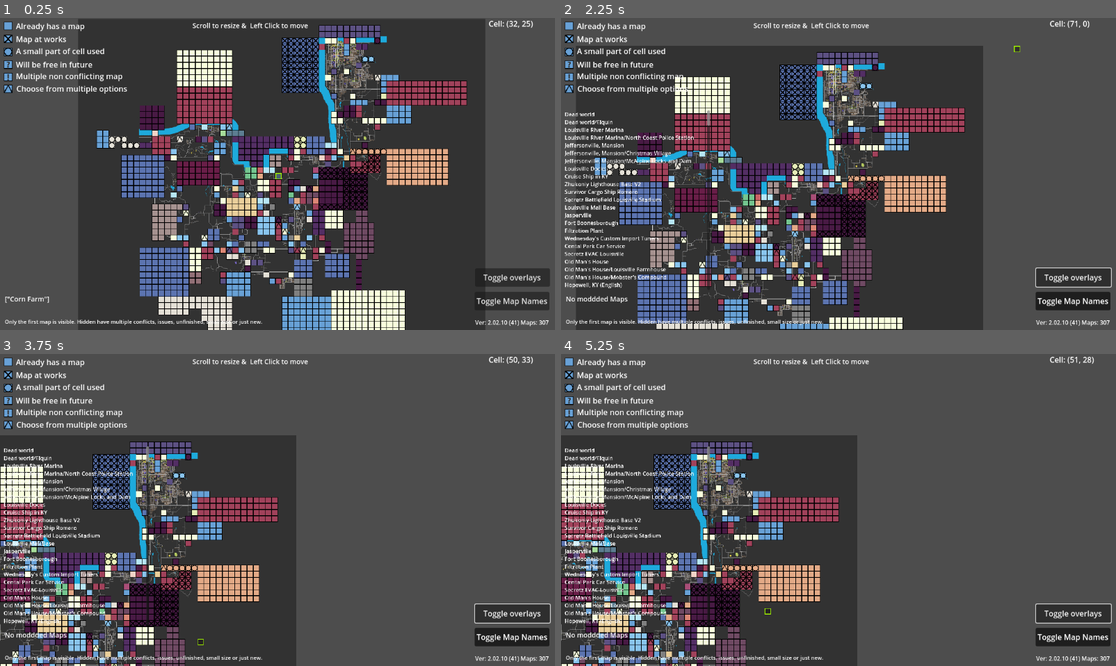
Above: before the commit, frames 1-4 (two rows, left to right).
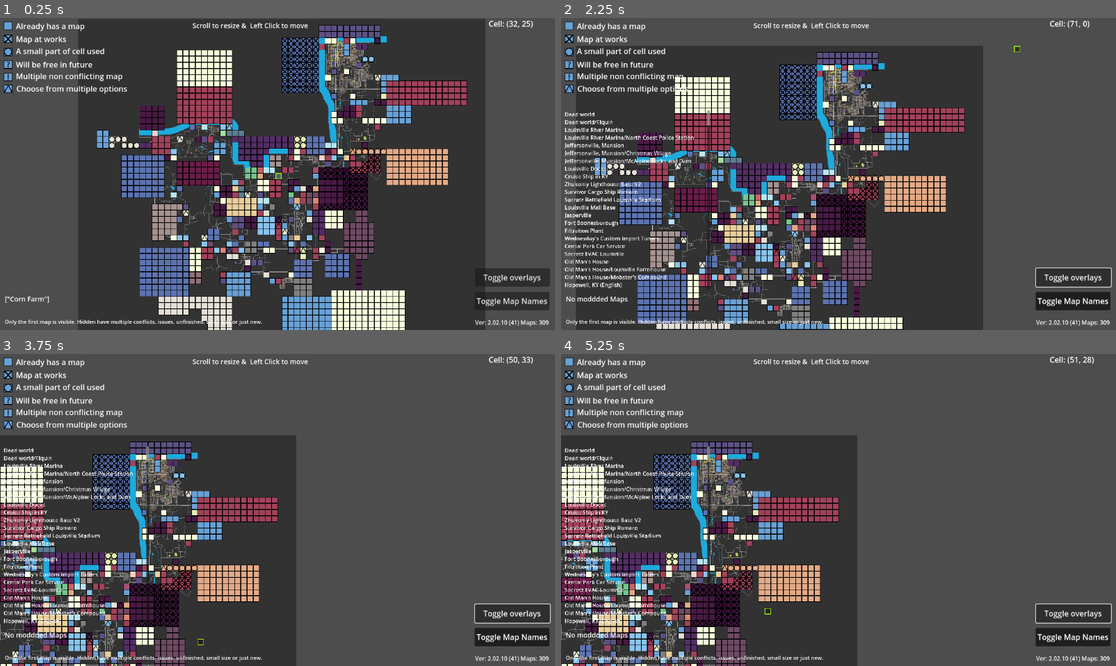
Above: after the commit, the same moments.

Repository: RakibRyan/IsThisCellTaken
Game: Godot game, scene res://scenes/zomboid41map.tscn
Two runs of this game, one before a commit and one after it. Both use one fixed random seed, a clock stepped at 60 frames per second and the inputs below.
Inputs (mouse positions are in pixels of both pictures, inside the frame that each line leads up to):
- Up to frame 1 (0.25 s): no input
- Up to frame 2 (2.25 s): click "Toggle Map Names" at 0.5 s; click "Toggle overlays" at 1.25 s; tap Enter at 2 s; drag from (1082, 24) to (894, 105) at 2.02 s
- Up to frame 3 (3.75 s): tap Enter at 2.75, 3.5 s; drag from (77, 534) to (249, 572) at 2.77 s; move the mouse to (199, 641) at 3.52 s; hold D from 3.53 s (still down); tap F at 3.6 s; click (199, 641) at 3.67 s
- Up to frame 4 (5.25 s): release D at 4.25 s; tap Enter at 4.25, 5 s; drag from (1071, 659) to (672, 463) at 4.27 s; drag from (716, 656) to (866, 510) at 5.02 s

The runs differ from the first frame. In frame 1, less than 0.1% of the frame differs, in the area x 39-99%, y 53-99%; in frame 2, less than 0.1%, in the area x 28-99%, y 62-99%; in frame 3, less than 0.1%; in frame 4, less than 0.1%.

Commit message:
Squashed commit of the following:
commit b38e97129882dbd539a28243601cabfd9f7329b0
Author: Rakib Ryan <rakib.remon12@gmail.com>
Date:   Sat Aug 31 05:56:28 2024 +0600

    .

Diff:
--- a/project_time_traker.json
+++ b/project_time_traker.json
@@ -1,10 +1,10 @@
 {
-  "2D": 207995.351998097,
+  "2D": 209538.571998364,
   "3D": 2555.00799894335,
   "AssetLib": 23568.4000000955,
   "Assets": 766.022000074388,
   "Docs": 341.064999818801,
-  "Editor": 487573.027996787,
+  "Editor": 489116.247997054,
   "Local Assets": 134.811999797821,
   "Orchestrator": 2.98900008201599,
   "PiForge AI": 533.490999698639,
--- a/scenes/zomboid41map.tscn
+++ b/scenes/zomboid41map.tscn
@@ -8,6 +8,7 @@
 [ext_resource type="Texture2D" uid="uid://cerwgkvhughdb" path="res://art/sprites/map tiles.png" id="4_oop71"]
 [ext_resource type="Script" path="res://scripts/Camera2D.gd" id="5_5sici"]
 [ext_resource type="PackedScene" uid="uid://bro1dql74mfk" path="res://scenes/coordinate.tscn" id="6_hp05k"]
+[ext_resource type="Texture2D" uid="uid://brsam4gn4h52q" path="res://art/sprites/autotilemap1.png" id="7_0jjl3"]
 [ext_resource type="Script" path="res://scripts/map_names.gd" id="9_yneyi"]
 [ext_resource type="Script" path="res://scripts/map_conflicts.gd" id="11_0bbie"]
 [ext_resource type="Texture2D" uid="uid://7cibnbwcjuip" path="res://art/sprites/map legend.png" id="12_mrjk1"]
@@ -8852,6 +8853,59 @@
 [sub_resource type="TileSet" id="TileSet_kklgw"]
 sources/0 = SubResource("TileSetAtlasSource_sjyid")
 
+[sub_resource type="TileSetAtlasSource" id="TileSetAtlasSource_qvxbq"]
+texture = ExtResource("7_0jjl3")
+0:0/0 = 0
+1:0/0 = 0
+2:0/0 = 0
+3:0/0 = 0
+4:0/0 = 0
+5:0/0 = 0
+6:0/0 = 0
+0:1/0 = 0
+1:1/0 = 0
+2:1/0 = 0
+3:1/0 = 0
+4:1/0 = 0
+5:1/0 = 0
+6:1/0 = 0
+0:2/0 = 0
+1:2/0 = 0
+2:2/0 = 0
+3:2/0 = 0
+4:2/0 = 0
+5:2/0 = 0
+6:2/0 = 0
+0:3/0 = 0
+1:3/0 = 0
+2:3/0 = 0
+3:3/0 = 0
+4:3/0 = 0
+5:3/0 = 0
+6:3/0 = 0
+0:4/0 = 0
+1:4/0 = 0
+2:4/0 = 0
+3:4/0 = 0
+4:4/0 = 0
+5:4/0 = 0
+6:4/0 = 0
+0:5/0 = 0
+1:5/0 = 0
+2:5/0 = 0
+3:5/0 = 0
+4:5/0 = 0
+5:5/0 = 0
+6:5/0 = 0
+2:6/0 = 0
+3:6/0 = 0
+4:6/0 = 0
+5:6/0 = 0
+6:6/0 = 0
+
+[sub_resource type="TileSet" id="TileSet_41wvs"]
+sources/0 = SubResource("TileSetAtlasSource_qvxbq")
+
 [sub_resource type="FontVariation" id="FontVariation_jbl20"]
 
 [node name="world_map" type="TileMap"]
@@ -9666,6 +9720,11 @@
 format = 2
 layer_0/tile_data = PackedInt32Array(1769494, 393216, 0)
 
+[node name="Ekron" type="TileMap" parent="mod maps"]
+tile_set = ExtResource("3_vwjdp")
+format = 2
+layer_0/tile_data = PackedInt32Array(1769495, 851968, 0, 1835031, 851968, 0, 1769496, 851968, 0, 1835032, 851968, 0)
+
 [node name="Little Farmstead" type="TileMap" parent="mod maps"]
 tile_set = ExtResource("3_vwjdp")
 format = 2
@@ -9850,6 +9909,12 @@
 format = 2
 layer_0/tile_data = PackedInt32Array(1966092, 589824, 0, 2031628, 589824, 0, 2097164, 589824, 0, 2162700, 589824, 0, 22 …(377 unchanged characters)…
 
+[node name="Cathaya valley 2" type="TileMap" parent="mod maps/St Paulo\'s Hammer"]
+visible = false
+tile_set = ExtResource("3_vwjdp")
+format = 2
+layer_0/tile_data = PackedInt32Array(1900557, 851968, 0, 1966093, 851968, 0)
+
 [node name="Cathaya Valley,KY" type="TileMap" parent="mod maps/St Paulo\'s Hammer"]
 visible = false
 tile_set = SubResource("TileSet_hoovi")
@@ -10525,12 +10590,15 @@
 
 [node name="unsorted" type="Node" parent="."]
 
-[node name="duplicate93" type="TileMap" parent="."]
-visible = false
-tile_set = ExtResource("3_vwjdp")
-format = 2
-
-[node name="duplicate89" type="TileMap" parent="."]
+[node name="TileMapLayer" type="TileMapLayer" parent="."]
+tile_set = SubResource("TileSet_41wvs")
+
+[node name="duplicate95" type="TileMap" parent="."]
+visible = false
+tile_set = ExtResource("3_vwjdp")
+format = 2
+
+[node name="duplicate94" type="TileMap" parent="."]
 visible = false
 tile_set = ExtResource("3_vwjdp")
 format = 2
Not shown: 1 places in scenes/zomboid41map.tscn that only renumber resources
